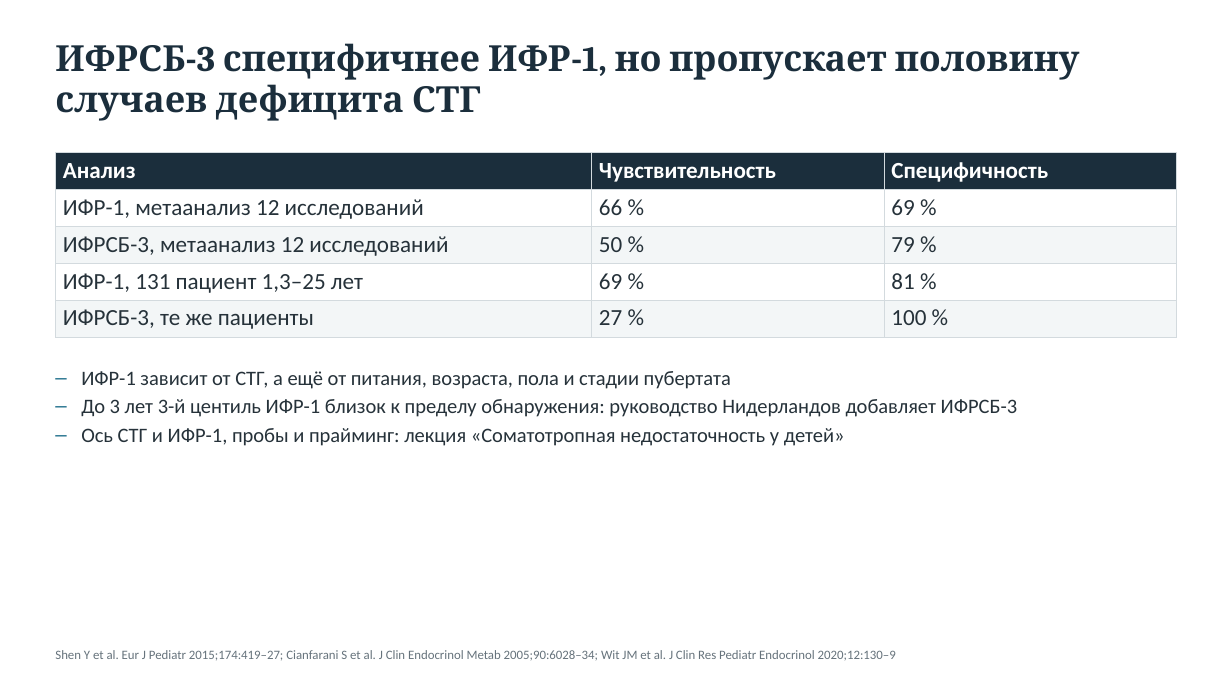
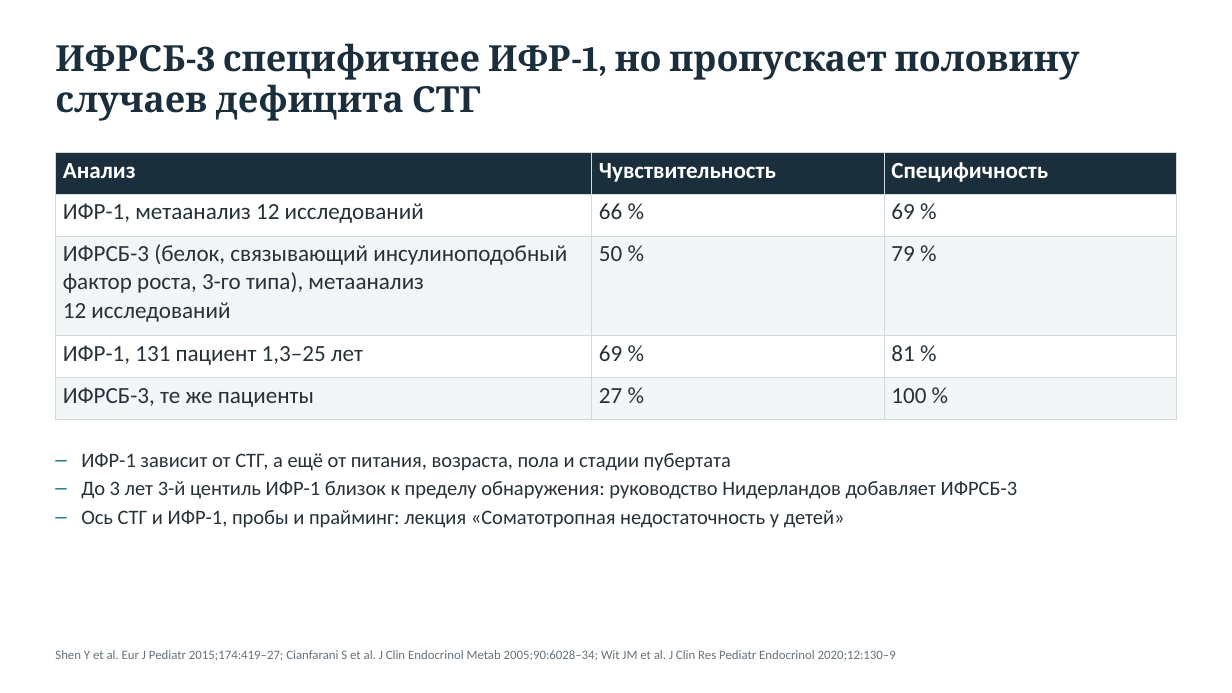
Before and after one commit to drabdulbosit1-eng/my-test-cloud, a slide deck: slide 35 of Endo_short_stature/Эндокринные причины низкорослости 2026.pptx. Drawn at 1232x693 pixels with LibreOffice and Linux fonts; fonts in the diff are those of the drawing. Boxes give left, top, right and bottom in pixels: in the first picture for what was removed or moved away, otherwise in the second. Text is boxed around its words. In the diff, an @@ line names an element or a change of style, - is before the commit and + after.

```diff
--- a/Endo_short_stature/Эндокринные причины низкорослости 2026.pptx
+++ b/Endo_short_stature/Эндокринные причины низкорослости 2026.pptx
@@ table at [55,152,1177,420] @@
-row 3, column 1: ИФРСБ-3, метаанализ 12 исследований
+row 3, column 1: ИФРСБ-3 (белок, связывающий инсулиноподобный фактор роста, 3-го типа), метаанализ 12 исследований
@@ text "ИФР-1 зависит от СТГ, а ...": place and size @@
-text "ИФР-1 зависит от СТГ, а ..." at [81,371,1018,446]
+text "ИФР-1 зависит от СТГ, а ..." at [81,453,1018,528]
```
Also in this commit, not shown: 20 other slides changed, 13 other files.
